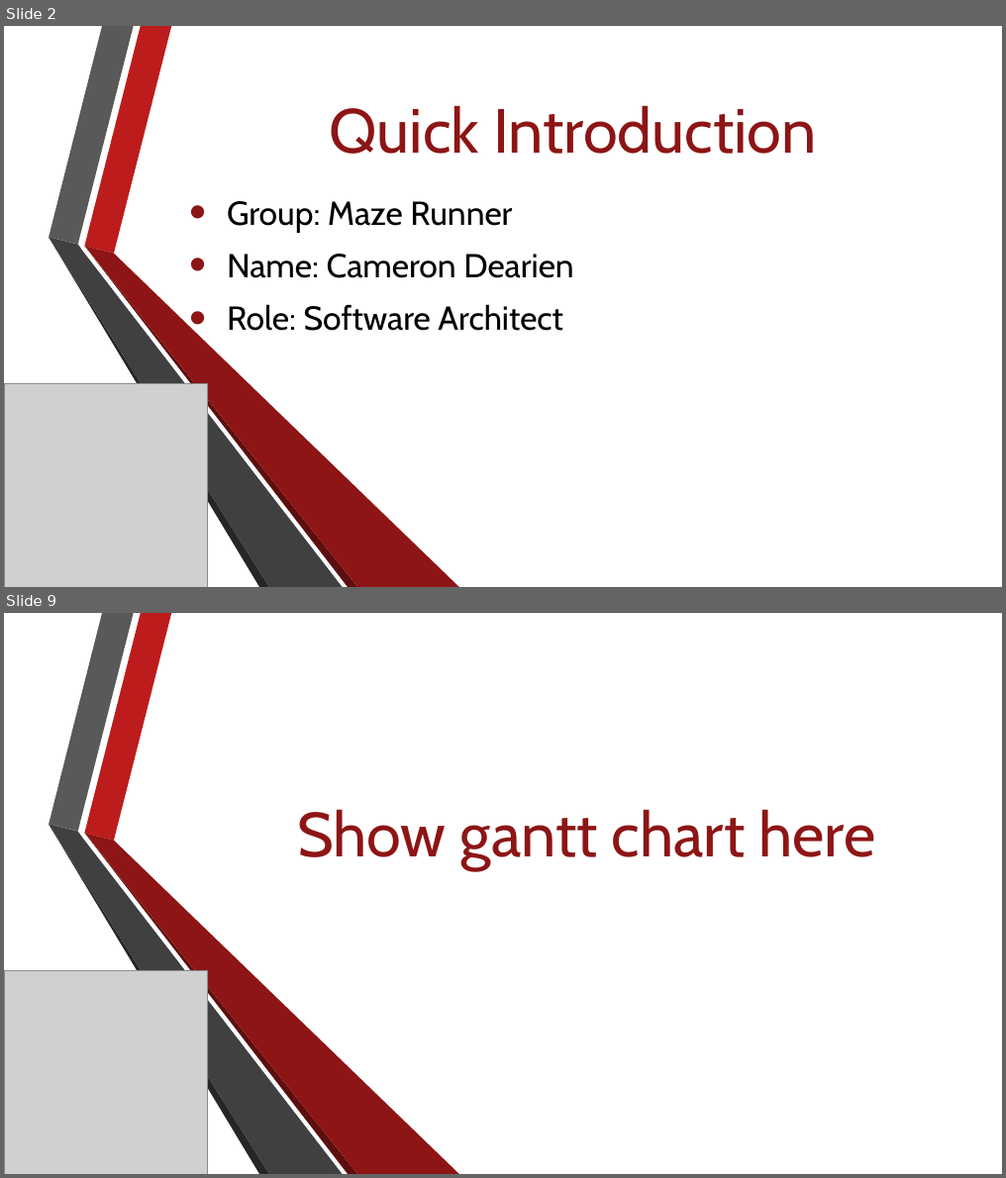
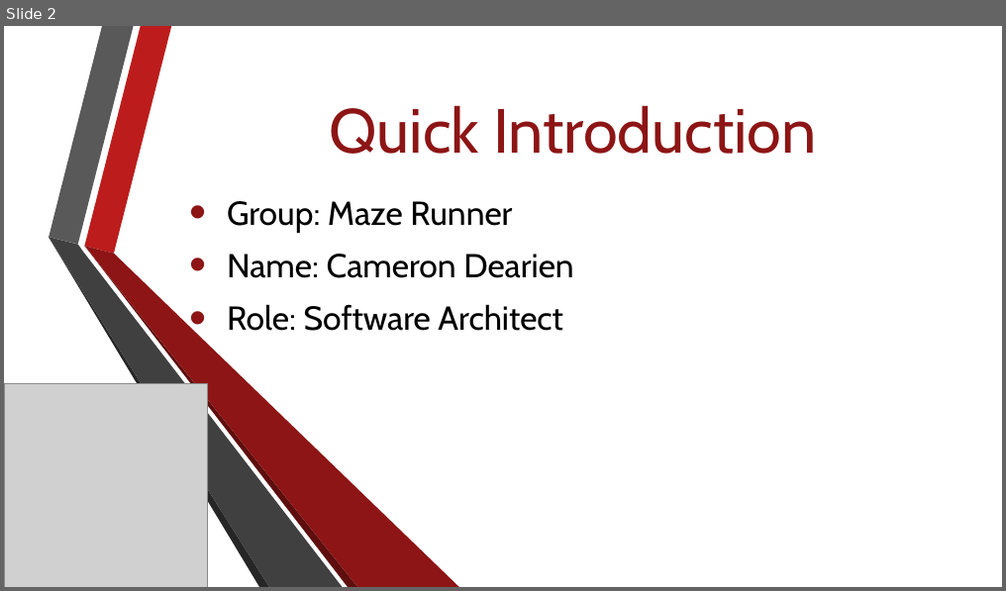
Before and after one commit to Jacob-Friedberg/Maze_Runner, a slide deck: Documents/group_lead_2_presentation.pptx. Shown one above the other, each under a label of ours: slides 2 and 9 before the commit, slide 2 after it; the slides between them are not shown. The pictures are 1006x1178 and 1006x591 pixels, drawn with LibreOffice and Linux fonts; fonts in the diff are those of the drawing; grey boxes stand for pictures; background and template pictures are left out. Boxes give left, top, right and bottom in pixels: in the first picture for what was removed or moved away, otherwise in the second. Text is boxed around its words. In the diff, an @@ line names an element or a change of style, - is before the commit and + after.

```diff
--- a/Documents/group_lead_2_presentation.pptx
+++ b/Documents/group_lead_2_presentation.pptx
@@ slide 9 removed at bbox=[4, 613, 1002, 1174], background picture (left out); not listed: 6 template elements that a slide beside it also shows @@
@@ text removed at bbox=[297, 809, 875, 870] @@
-Show gantt chart here
@@ picture removed at bbox=[4, 970, 208, 1174] @@
```
Also in this commit, not shown: 2 slides changed, 6 slides added, 6 other slides removed.
